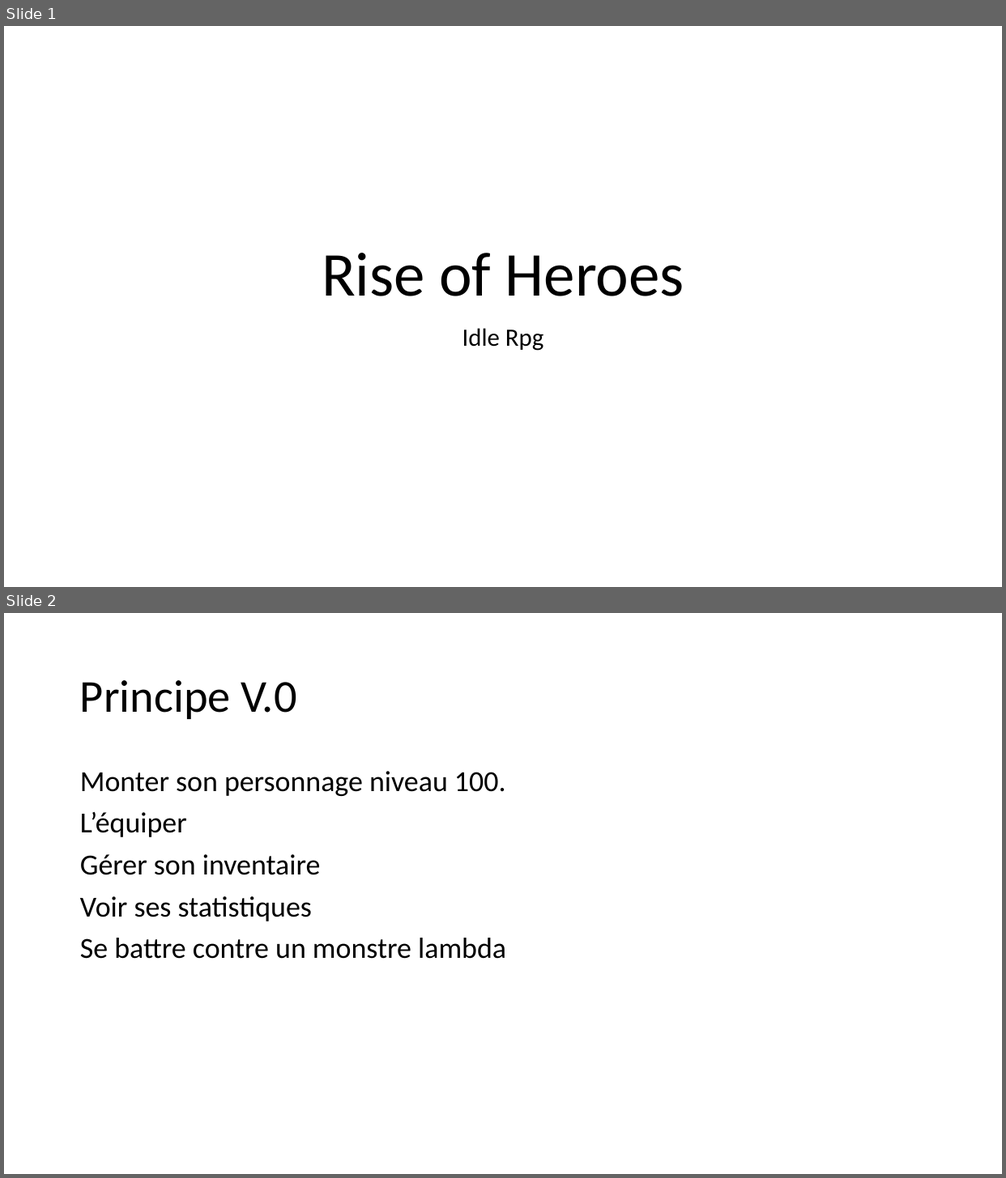
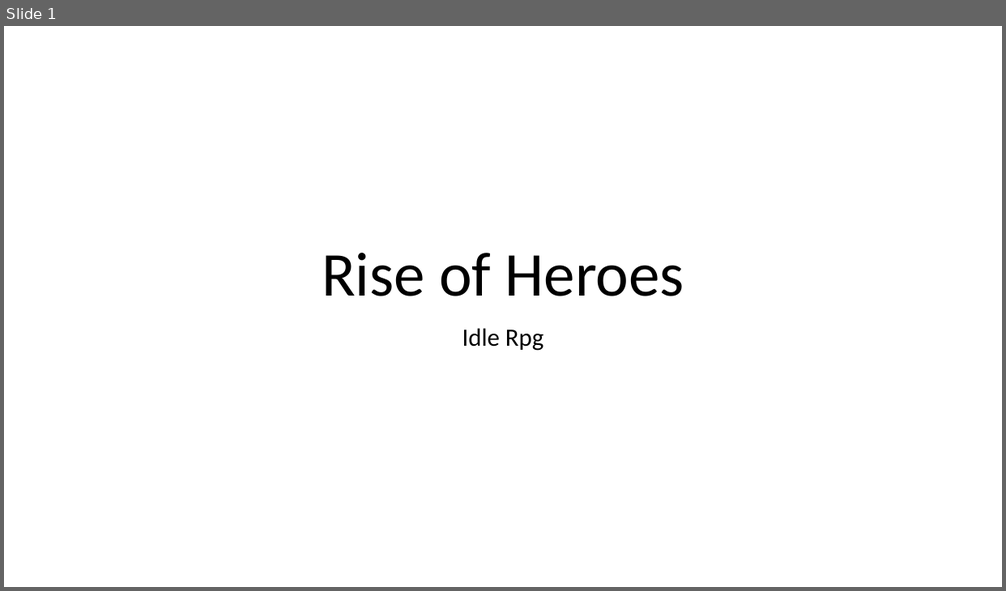
Before and after one commit to Ezazhel/RiseOfHeroes, a slide deck: Rise of Heroes.pptm. Shown one above the other, each under a label of ours: slides 1 and 2 before the commit, slide 1 after it. The pictures are 1006x1178 and 1006x591 pixels, drawn with LibreOffice and Linux fonts; fonts in the diff are those of the drawing. Boxes give left, top, right and bottom in pixels: in the first picture for what was removed or moved away, otherwise in the second. Text is boxed around its words. In the diff, an @@ line names an element or a change of style, - is before the commit and + after.

```diff
--- a/Rise of Heroes.pptm
+++ b/Rise of Heroes.pptm
@@ slide 2 removed at (x1=4, y1=613, x2=1002, y2=1174), background #FFFFFF @@
@@ title removed at (x1=80, y1=680, x2=296, y2=719) @@
-Principe V.0
@@ text removed at (x1=80, y1=771, x2=506, y2=959) @@
-Monter son personnage niveau 100.
-L’équiper
-Gérer son inventaire
-Voir ses statistiques
-Se battre contre un monstre lambda
```
Also in this commit, not shown: 3 slides added, 4 other slides removed, 47 other files.
